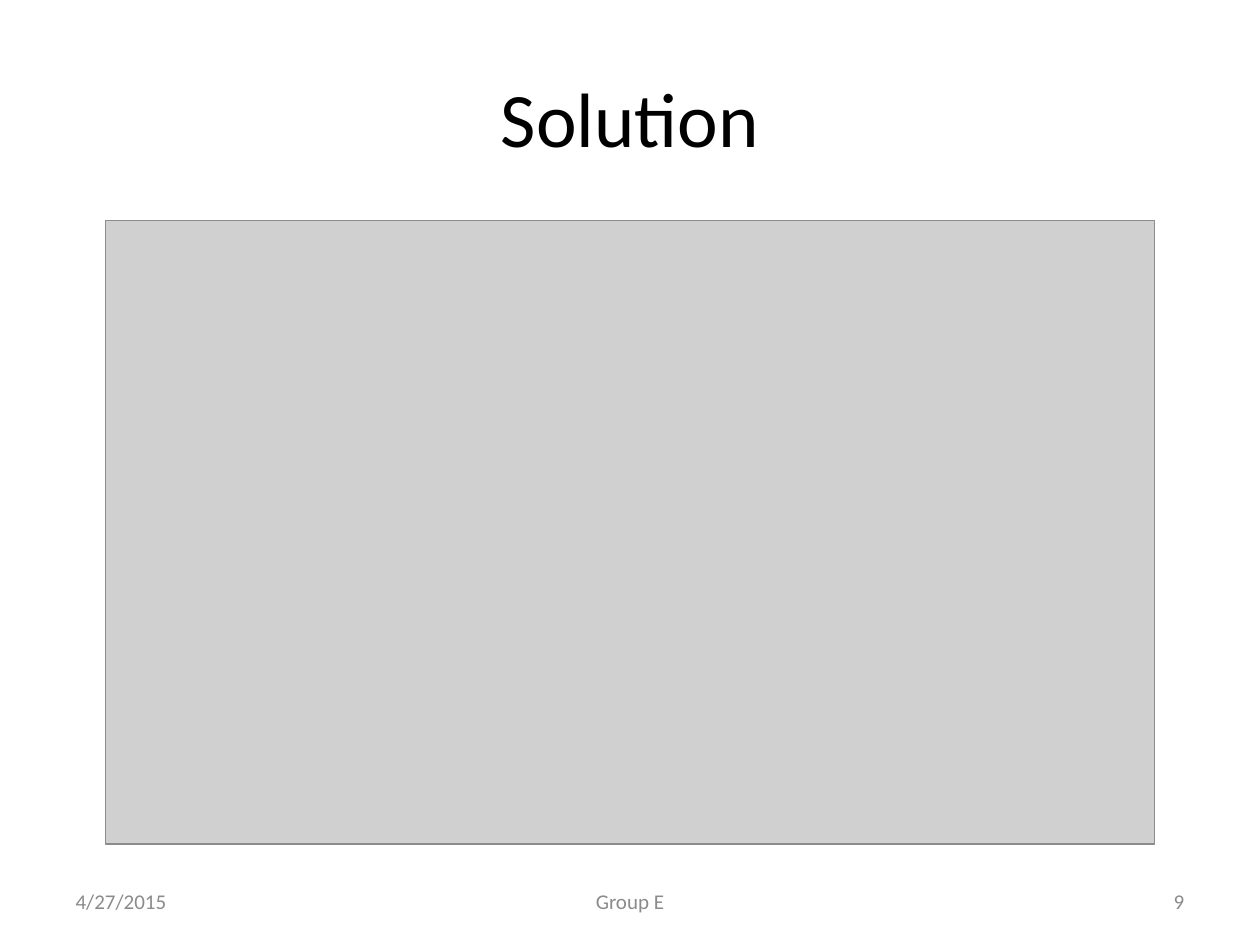
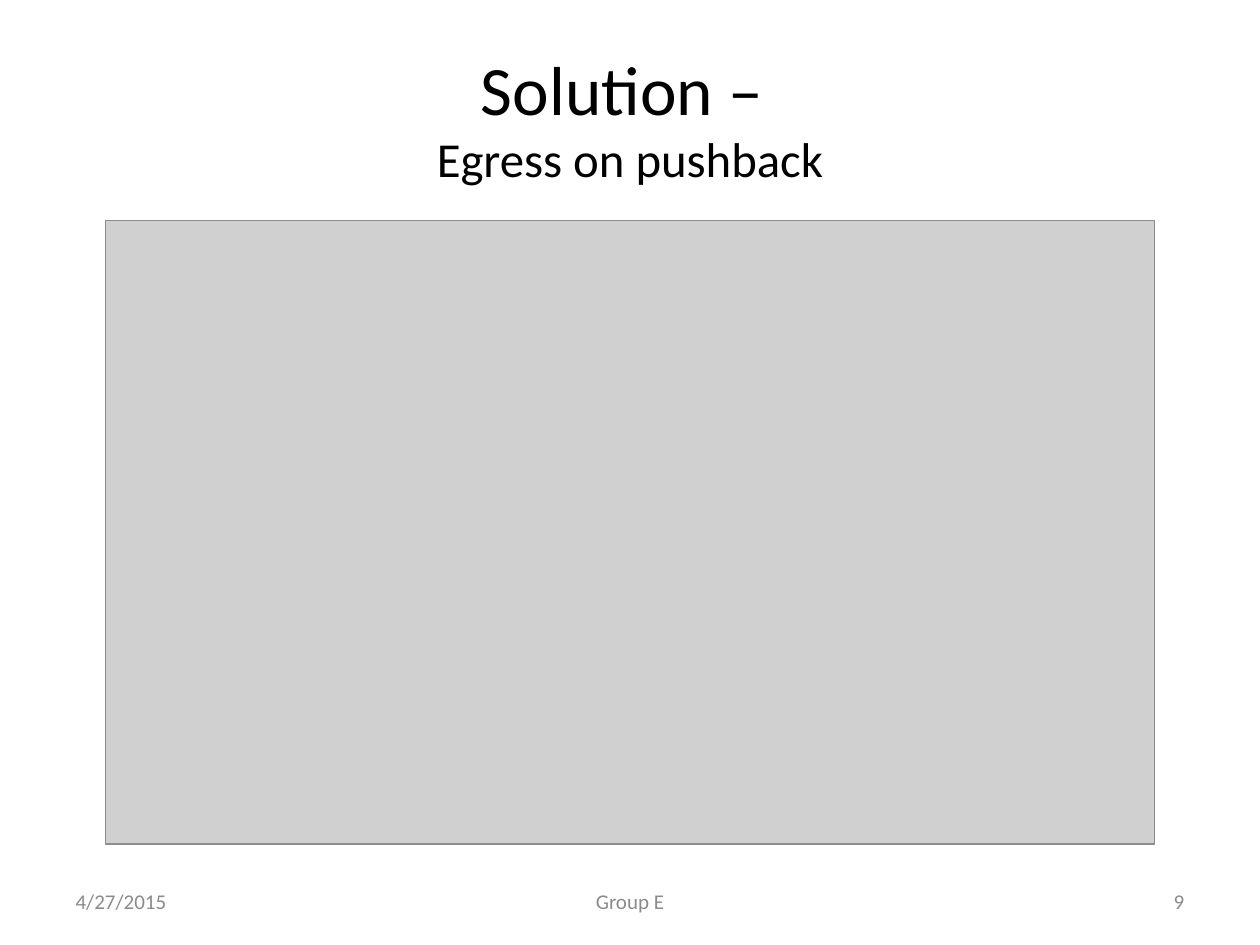
Before and after one commit to mishra14/DDoSAttackMitigationSystem, a slide deck: slide 9 of CIS 553.pptx. Drawn at 1260x945 pixels with LibreOffice and Linux fonts; fonts in the diff are those of the drawing; grey boxes stand for pictures. Boxes give left, top, right and bottom in pixels: in the first picture for what was removed or moved away, otherwise in the second. Text is boxed around its words. In the diff, an @@ line names an element or a change of style, - is before the commit and + after.

```diff
--- a/CIS 553.pptx
+++ b/CIS 553.pptx
@@ title at box(437, 67, 823, 186): text changed; size 44 to 27.9 pt @@
-Solution
+Solution –
+Egress on pushback
```
Also in this commit, not shown: 7 other slides changed.
